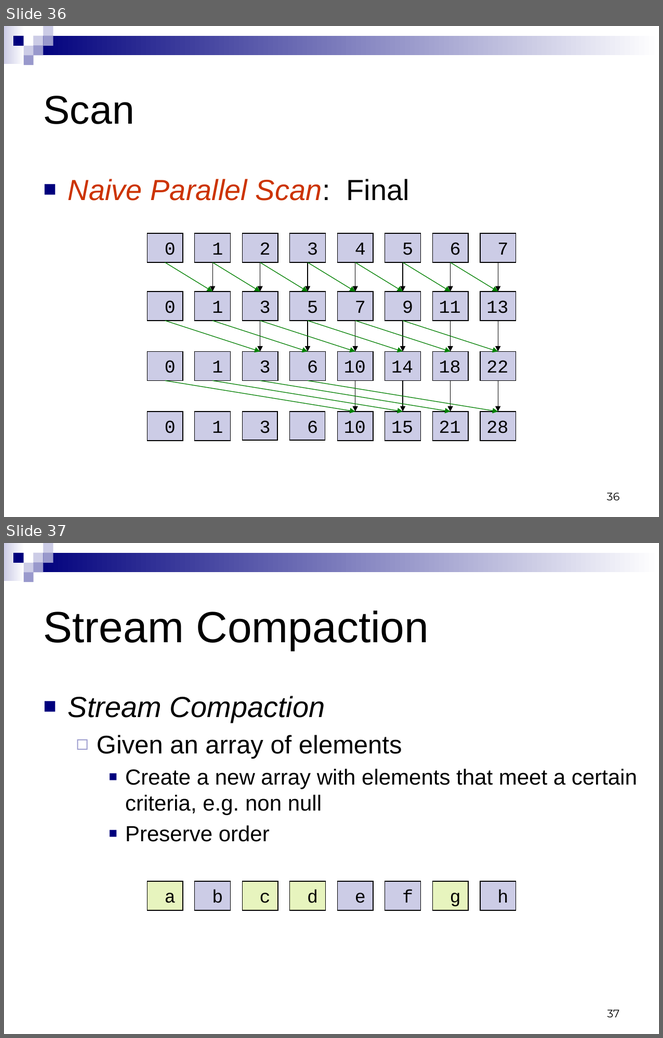
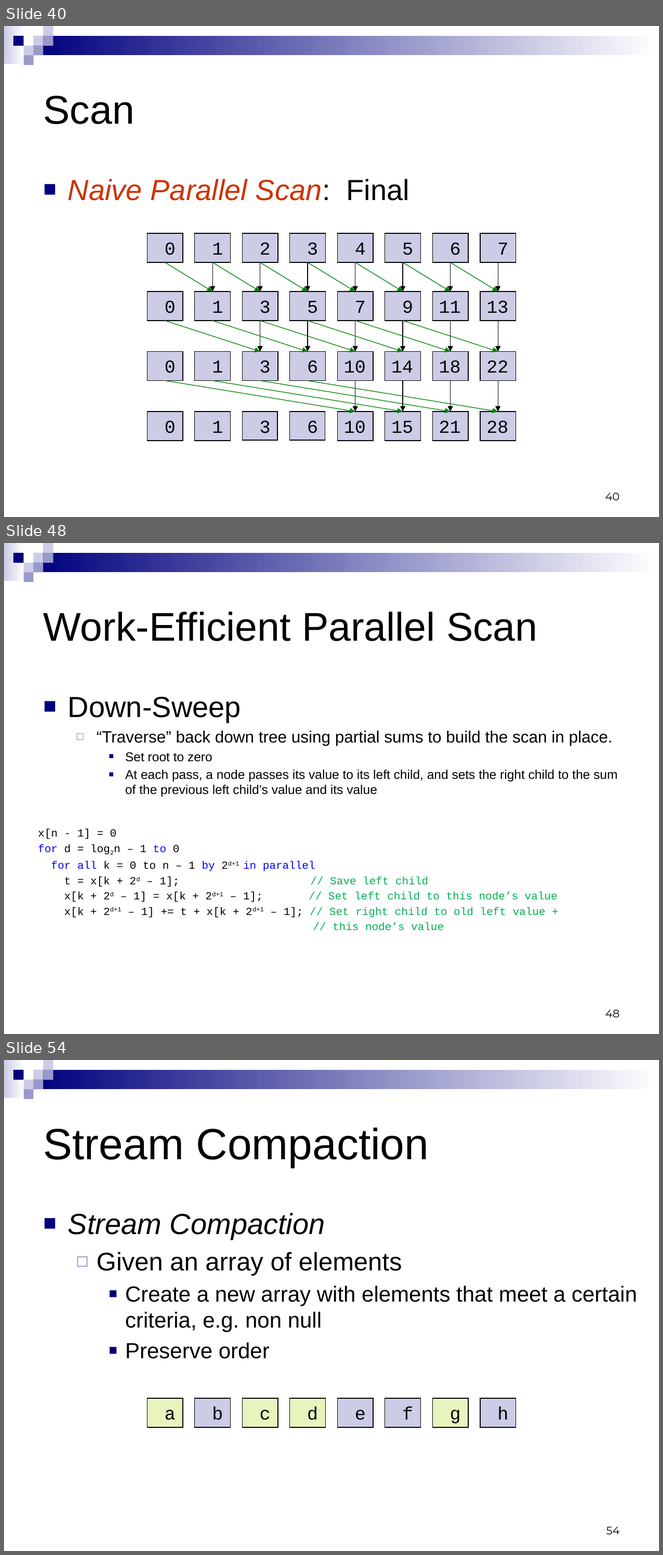
Before and after one commit to CIS565-Fall-2015/cis565-fall-2015.github.io, a slide deck: lectures/2-Parallel-Algorithms.pptx. Shown one above the other, each under a label of ours: slides 36 and 37 before the commit, slides 40, 48 and 54 after it; the slides between them are not shown. The pictures are 663x1038 and 663x1555 pixels, drawn with LibreOffice and Linux fonts; fonts in the diff are those of the drawing. Boxes give left, top, right and bottom in pixels: in the first picture for what was removed or moved away, otherwise in the second. Text is boxed around its words. In the diff, an @@ line names an element or a change of style, - is before the commit and + after.

Commit message:
Added Work Efficient Parallel Scan

```diff
--- a/lectures/2-Parallel-Algorithms.pptx
+++ b/lectures/2-Parallel-Algorithms.pptx
@@ slide 48 added at (4,543,659,1034), background #FFFFFF; not listed: 9 template elements that a slide beside it also shows @@
@@ title added at (44,612,538,641), 44 pt, text #000000 @@
+Work-Efficient Parallel Scan
@@ text added at (68,697,618,797), 14 pt, text #000000 @@
+■ Down-Sweep
+  ◻ “Traverse” back down tree using partial sums to build the scan in place.
+    ■ Set root to zero
+    ■ At each pass, a node passes its value to its left child, and sets the right child to the sum of the previous left child’s value and its value
@@ text added at (38,829,558,931), 12 pt, text #00B050 @@
+x[n - 1] = 0
+for d = log2n – 1 to 0
+for all k = 0 to n – 1 by 2d+1 in parallel
+t = x[k + 2d – 1]; // Save left child
+x[k + 2d – 1] = x[k + 2d+1 – 1]; // Set left child to this node’s value
+x[k + 2d+1 – 1] += t + x[k + 2d+1 – 1]; // Set right child to old left value +
+// this node’s value
@@ page number added at (606,1010,620,1018), 12 pt, text #000000 @@
+48
@@ what was slide 36 is now slide 40 @@
@@ page number at (606,493,620,501): text changed @@
-36
+40
@@ what was slide 37 is now slide 54 @@
@@ page number at (607,1527,620,1535): text changed @@
-37
+54
```
Also in this commit, not shown: 7 slides changed, 16 other slides added.
